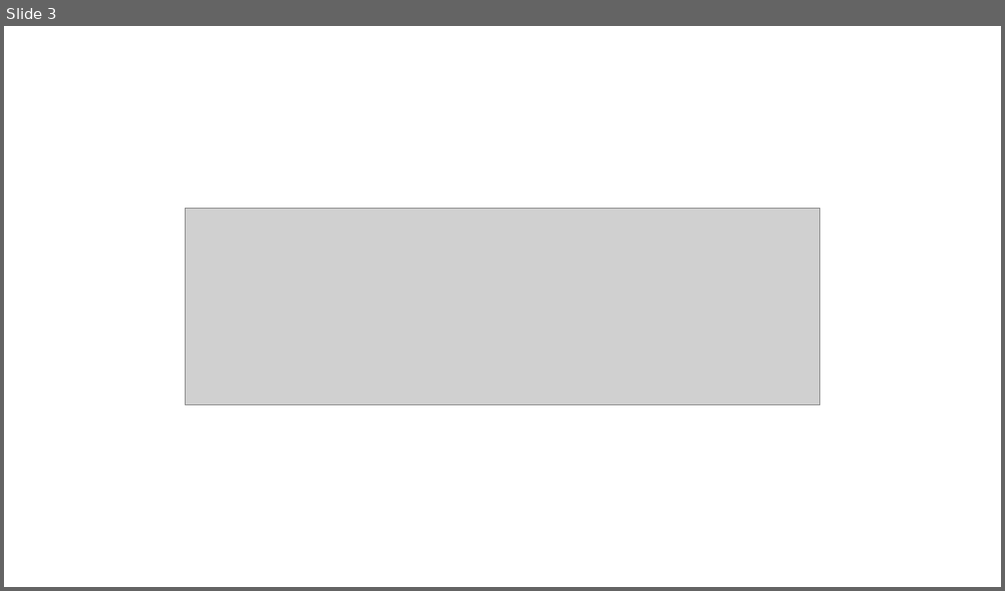
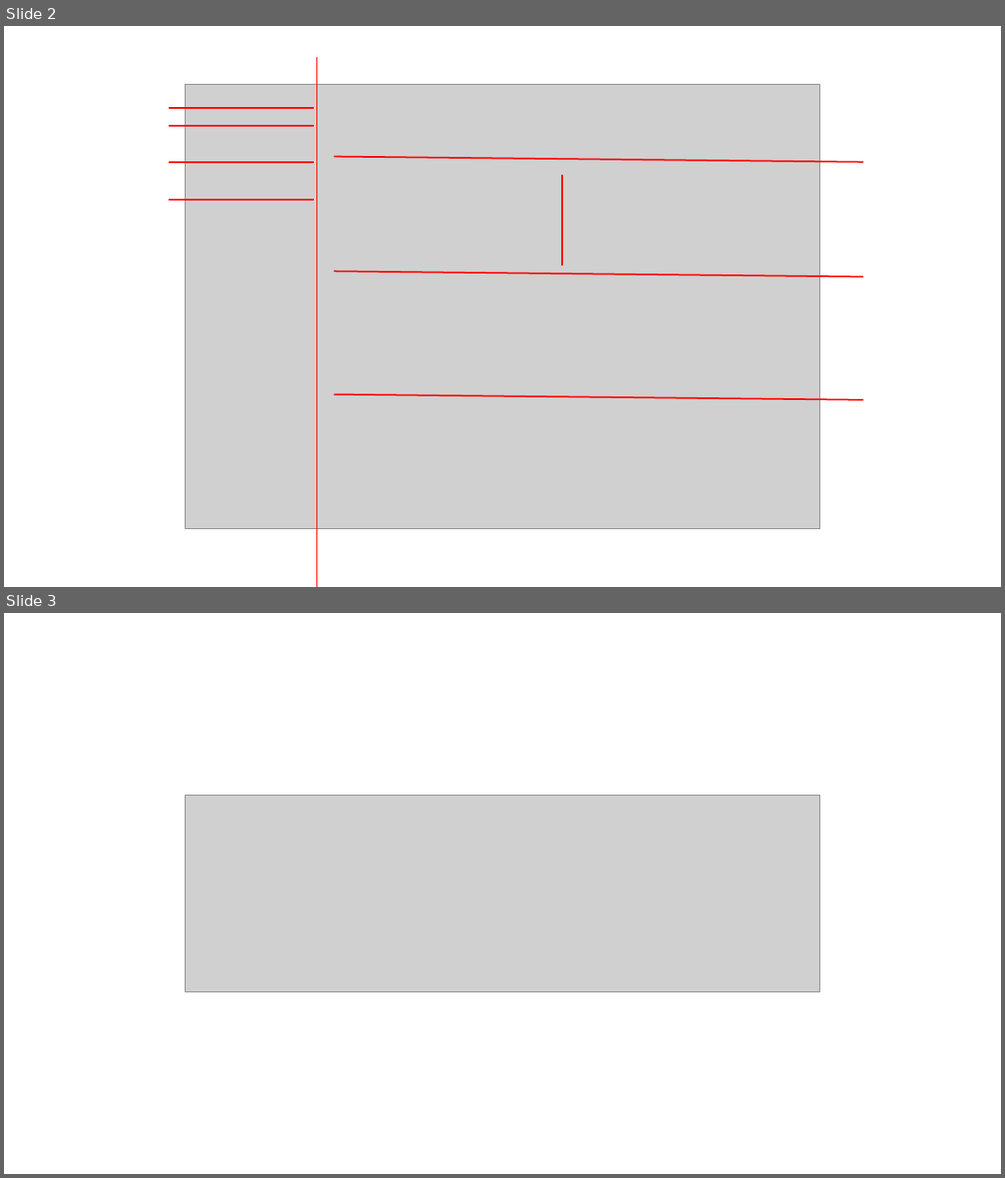
Before and after one commit to pedrojscardoso/MEEC_ISE_UALG_Introduction_to_data_science, a slide deck: 4-dashboarding/images/layout_and_widgets.pptx. Shown one above the other, each under a label of ours: slide 3 before the commit, slides 2 and 3 after it. The pictures are 1005x591 and 1005x1178 pixels, drawn with LibreOffice and Linux fonts; fonts in the diff are those of the drawing; grey boxes stand for pictures. Boxes give left, top, right and bottom in pixels: in the first picture for what was removed or moved away, otherwise in the second. Text is boxed around its words. In the diff, an @@ line names an element or a change of style, - is before the commit and + after.

```diff
--- a/4-dashboarding/images/layout_and_widgets.pptx
+++ b/4-dashboarding/images/layout_and_widgets.pptx
@@ slide 2 added at box(4, 26, 1001, 587), background #FFFFFF @@
@@ line added from (316, 56) to (316, 587), #FF0000 1.5 pt @@
@@ picture added at box(185, 85, 821, 529) @@
@@ line added from (169, 108) to (315, 108), #FF0000 1.5 pt @@
@@ line added from (169, 126) to (315, 126), #FF0000 1.5 pt @@
@@ line added from (334, 156) to (863, 162), #FF0000 1.5 pt @@
@@ line added from (169, 162) to (315, 162), #FF0000 1.5 pt @@
@@ line added from (562, 175) to (562, 265), #FF0000 1.5 pt @@
@@ line added from (169, 200) to (315, 200), #FF0000 1.5 pt @@
@@ line added from (334, 272) to (863, 276), #FF0000 1.5 pt @@
@@ line added from (334, 394) to (863, 400), #FF0000 1.5 pt @@
```
Also in this commit, not shown: 1 slide changed, 1 other slide added, 2 slides removed, 1 other file.
